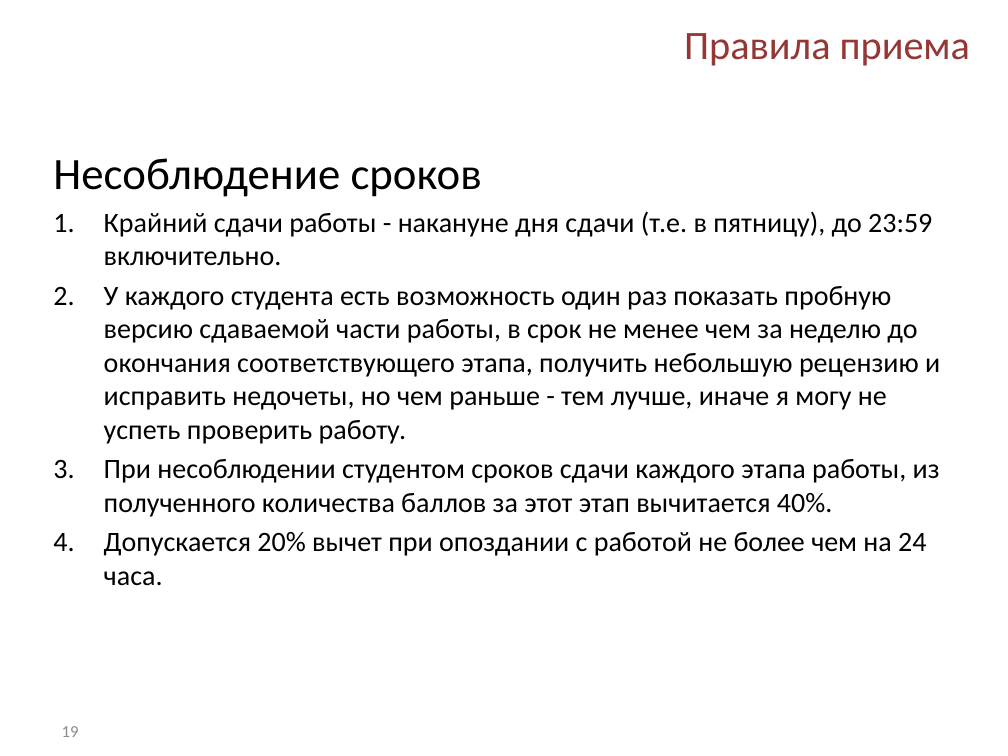
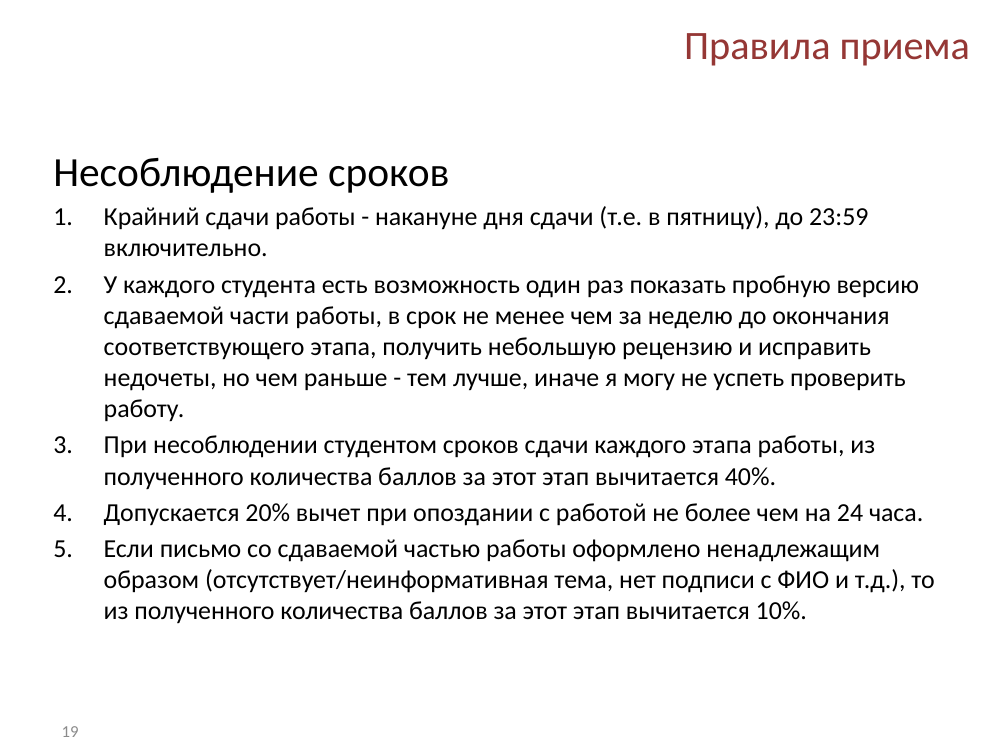
Before and after one commit to Kriger/DBaNT, a slide deck: slide 19 of Presentations/Lab_1_Database_Normalization.pptx. Drawn at 1008x756 pixels with LibreOffice and Linux fonts; fonts in the diff are those of the drawing; background and template pictures are left out. Boxes give left, top, right and bottom in pixels: in the first picture for what was removed or moved away, otherwise in the second. Text is boxed around its words. In the diff, an @@ line names an element or a change of style, - is before the commit and + after.

```diff
--- a/Presentations/Lab_1_Database_Normalization.pptx
+++ b/Presentations/Lab_1_Database_Normalization.pptx
@@ text at <box>53,158,923,526</box>: size 32 to 29.6 pt in "Несоблюдение сроков"; size 20 to 18.5 pt in "Крайний сдачи работы - накануне дня сдачи ...", "У каждого студента есть возможность один раз ...", "При несоблюдении студентом сроков сдачи каждого этапа ...", "Допускается 20% вычет при опоздании с работой ..." @@
@@ text at <box>104,539,934,624</box>: paragraph added @@
+5. Если письмо со сдаваемой частью работы оформлено ненадлежащим образом (отсутствует/неинформативная тема, нет подписи с ФИО и т.д.), то из полученного количества баллов за этот этап вычитается 10%.
```
Also in this commit, not shown: 1 other slide changed.
